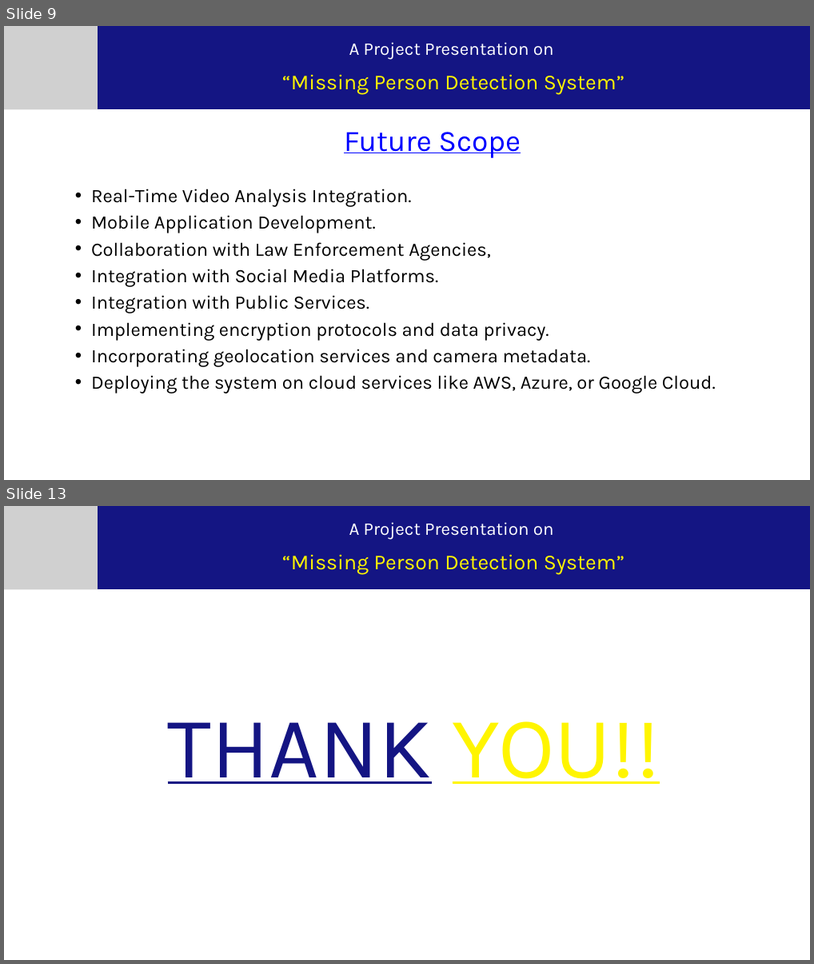
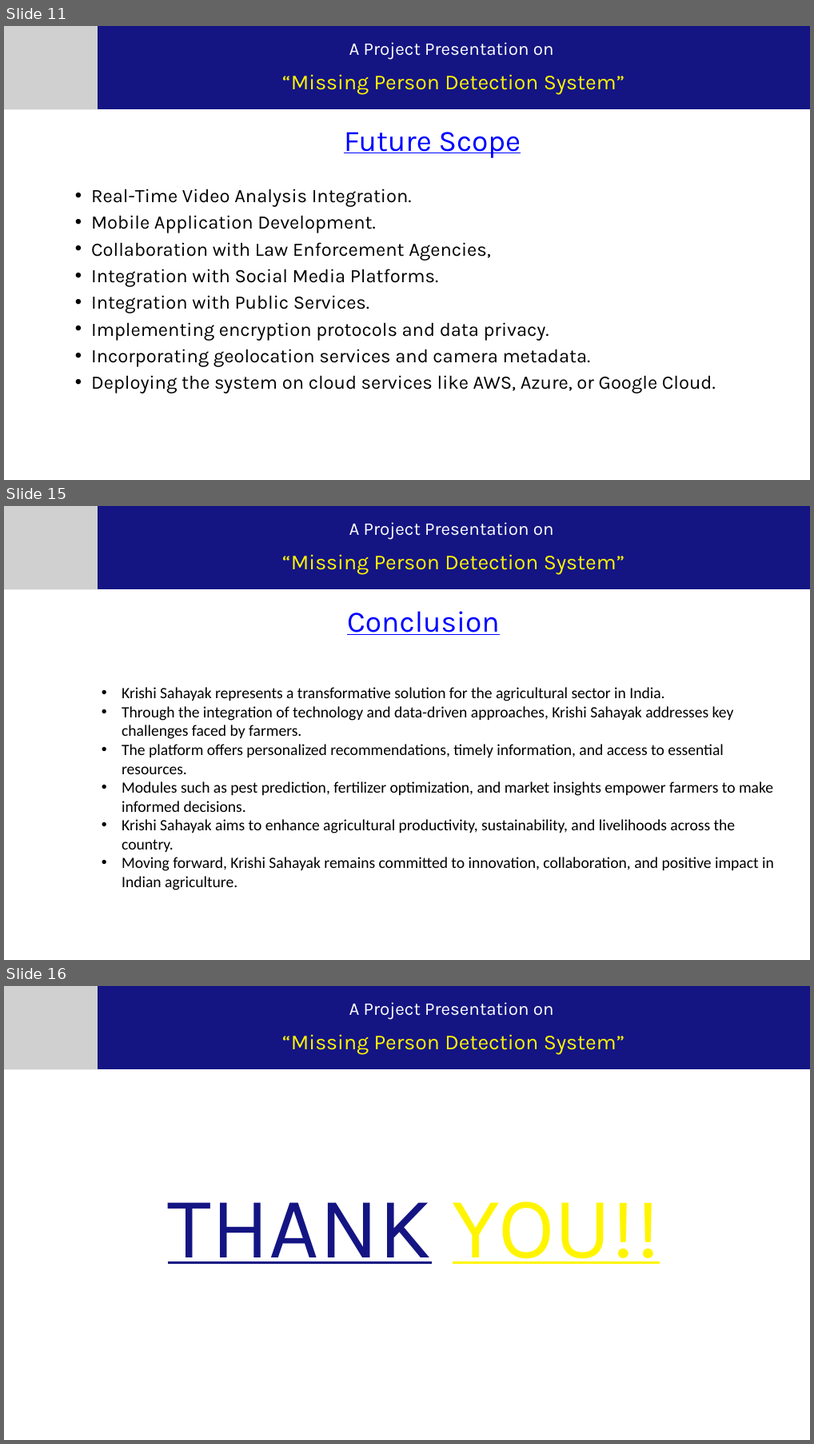
Before and after one commit to thegeek36/Missing-Person-Detection-System, a slide deck: Documentation/7th Semester Project Presentation.pptx. Shown one above the other, each under a label of ours: slides 9 and 13 before the commit, slides 11, 15 and 16 after it; the slides between them are not shown. The pictures are 814x964 and 814x1444 pixels, drawn with LibreOffice and Linux fonts; fonts in the diff are those of the drawing; grey boxes stand for pictures. Boxes give left, top, right and bottom in pixels: in the first picture for what was removed or moved away, otherwise in the second. Text is boxed around its words. In the diff, an @@ line names an element or a change of style, - is before the commit and + after.

```diff
--- a/Documentation/7th Semester Project Presentation.pptx
+++ b/Documentation/7th Semester Project Presentation.pptx
@@ slide 15 added at box(4, 506, 810, 960), background #FFFFFF @@
@@ picture added at box(4, 506, 98, 589) @@
@@ freeform shape added at box(98, 506, 810, 589), fill #141583 @@
@@ text added at box(350, 522, 554, 540), 32 pt, text #FFFFFF @@
+A Project Presentation on
@@ text added at box(282, 554, 626, 575), 38 pt, text #FFF500 @@
+“Missing Person Detection System”
@@ text added at box(347, 611, 500, 635), 53 pt, text #0003FF, underline @@
+Conclusion
@@ text added at box(122, 687, 774, 890), 28 pt, text #000000 @@
+• Krishi Sahayak represents a transformative solution for the agricultural sector in India.
+• Through the integration of technology and data-driven approaches, Krishi Sahayak addresses key challenges faced by farmers.
+• The platform offers personalized recommendations, timely information, and access to essential resources.
+• Modules such as pest prediction, fertilizer optimization, and market insights empower farmers to make informed decisions.
+• Krishi Sahayak aims to enhance agricultural productivity, sustainability, and livelihoods across the country.
+• Moving forward, Krishi Sahayak remains committed to innovation, collaboration, and positive impact in Indian agriculture.
@@ what was slide 9 is now slide 11 @@
@@ what was slide 13 is now slide 16 @@
```
Also in this commit, not shown: 10 slides changed, 2 other slides added, 14 other files.
